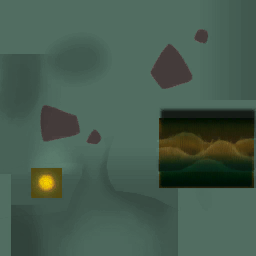
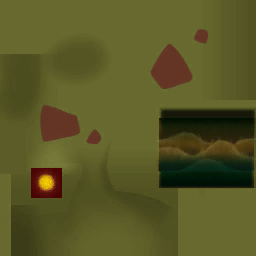
Revision of a layered w=256, h=256 image; what changed, layer by layer:
hid group "Green" (8 layers) over [0, 0, 256, 256]
showed group "Red" (6 layers) over [0, 0, 256, 256]
